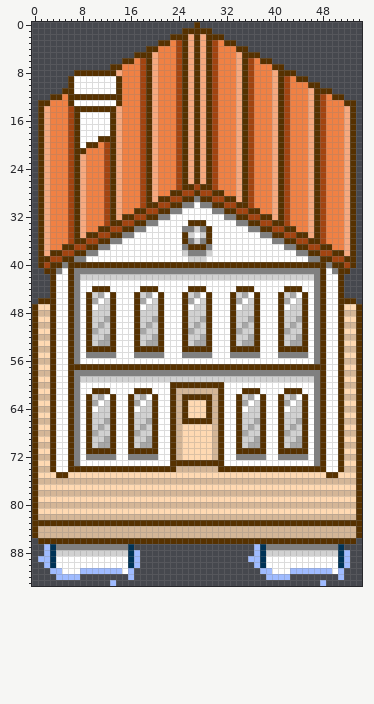
Sprite sheet -- Aria/Assets/Sprites/building2.png. The first picture shows the starting point.
The file is 55x94 pixels.
The same view after the edit:
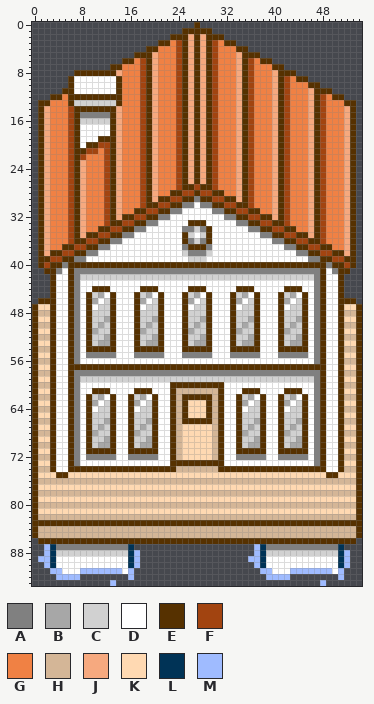
Palette (. is transparent): A #808080  B #a7a7a7  C #d1d1d1  D #ffffff  E #563100  F #a24410  G #f08144  H #d4b697  J #f6a97f  K #ffd9b2  L #003356  M #9fbbff
The commit says: Added new building 4 themed off of flat roofs; edited buildings 1 through 3 to include shading on the chimneys
From old to new:
{"y":13,"x":7,"old":"DDDDDDD","new":"CCCCCCC"}
{"y":15,"x":8,"old":"DDDDD","new":"AAAAA"}
{"y":16,"x":8,"old":"DDDDD","new":"CCCCC"}
{"y":20,"x":11,"old":"G","new":"F"}
{"y":21,"x":9,"old":"GG","new":"FF"}
{"y":22,"x":8,"old":"J","new":"F"}
{"label":"changed","picture_box":[74,100,116,160]}
